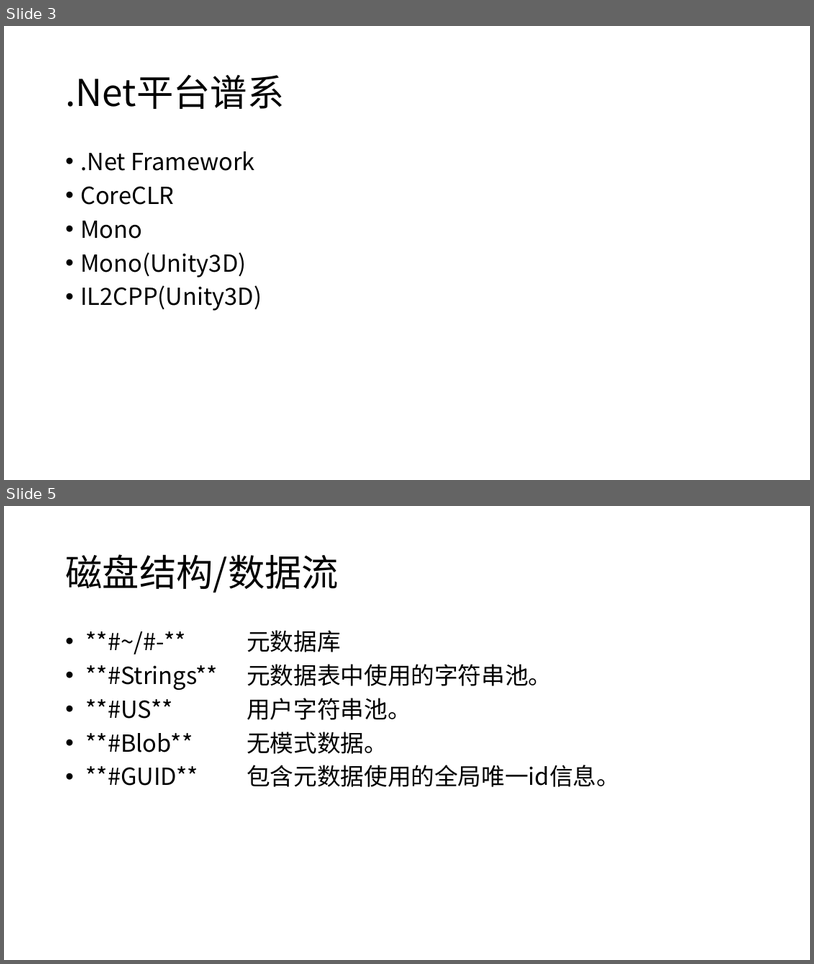
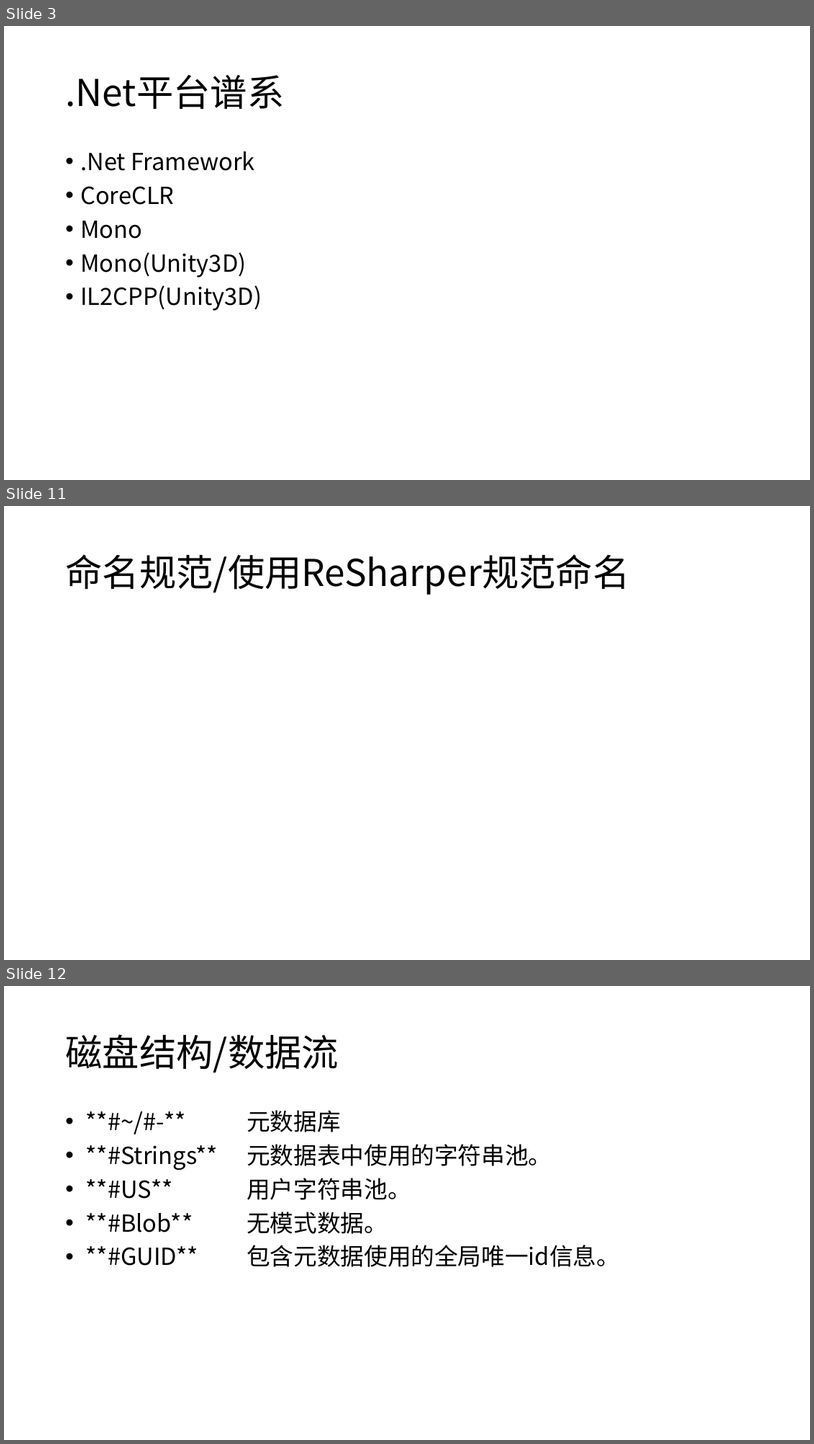
Before and after one commit to snakealpha/DotNetSession, a slide deck: pptx.pptx.pptx. Shown one above the other, each under a label of ours: slides 3 and 5 before the commit, slides 3, 11 and 12 after it; the slides between them are not shown. The pictures are 814x964 and 814x1444 pixels, drawn with LibreOffice and Linux fonts; fonts in the diff are those of the drawing. Boxes give left, top, right and bottom in pixels: in the first picture for what was removed or moved away, otherwise in the second. Text is boxed around its words. In the diff, an @@ line names an element or a change of style, - is before the commit and + after.

```diff
--- a/pptx.pptx.pptx
+++ b/pptx.pptx.pptx
@@ slide 11 added at (4,506,810,960), background #FFFFFF @@
@@ title added at (65,554,630,595), 44 pt, text #000000 @@
+命名规范/使用ReSharper规范命名
@@ what was slide 5 is now slide 12 @@
```
Also in this commit, not shown: 1 slide changed, 6 other slides added.
